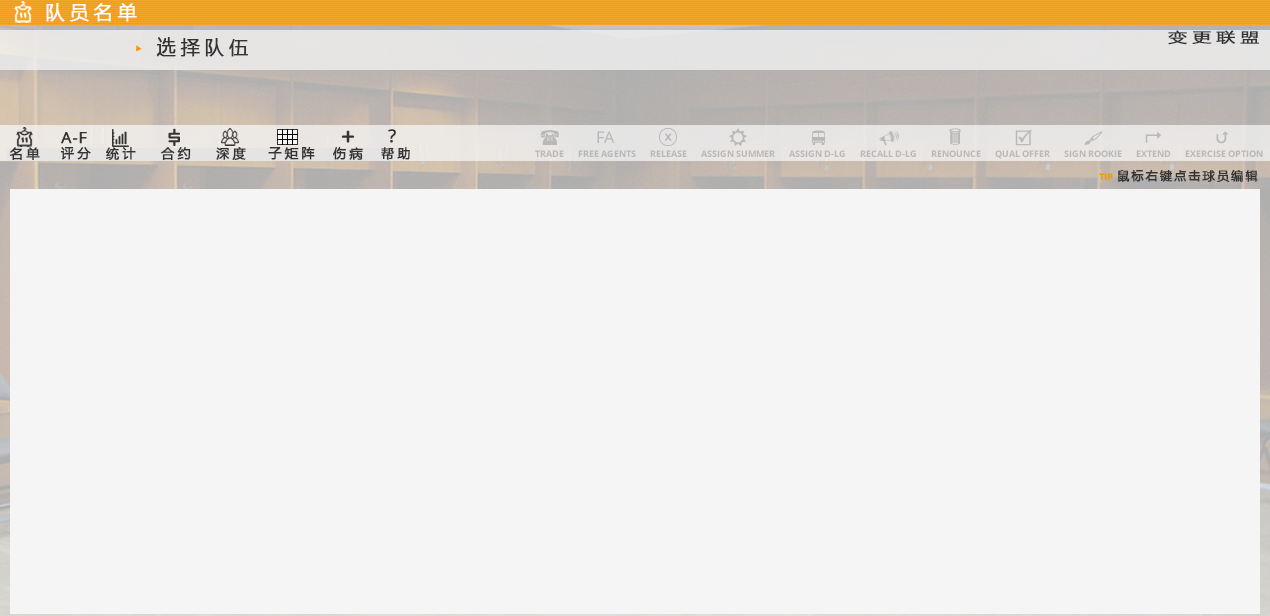
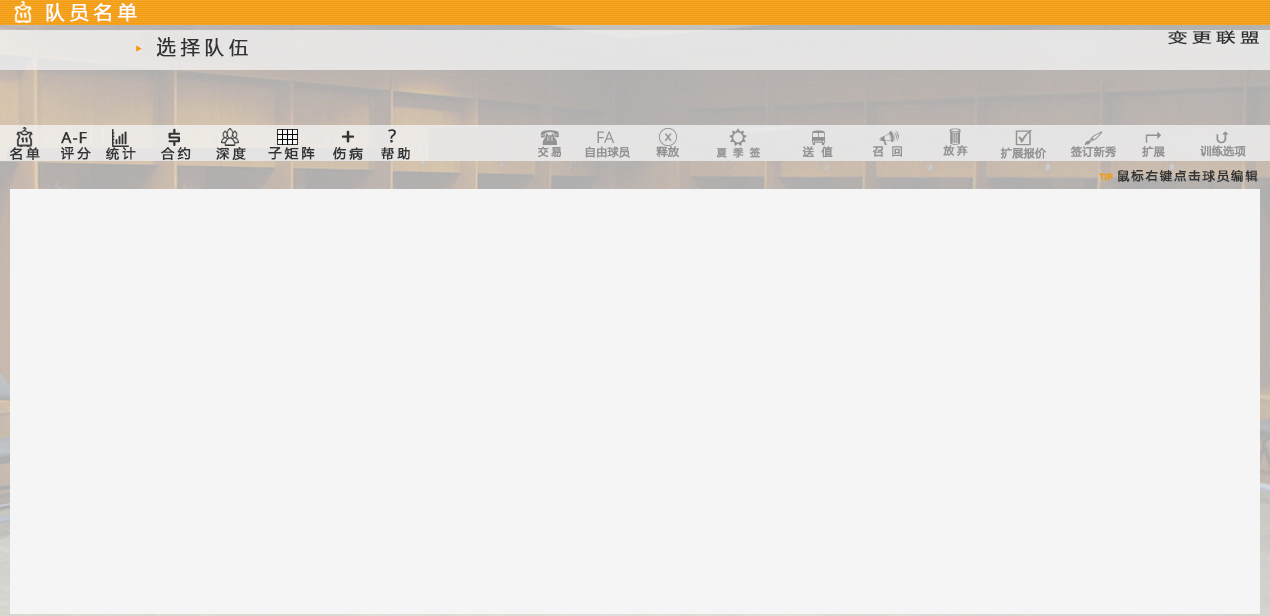
Layers edited between the first and the second (1270, 616) image:
added group "right_edit" with 13 layers above "bg bk" over box(428, 127, 1270, 161)
added group "组 1" (46%) with 11 layers in group "right_edit" over box(538, 128, 1246, 159)
added layer "butTrade.BackgroundImage" in group "组 1" over box(538, 130, 562, 158)
added layer "butSignRookie.BackgroundImage" in group "组 1" over box(1070, 131, 1117, 158)
added layer "butSignFA.BackgroundImage" in group "组 1" over box(585, 131, 630, 158)
added layer "butRenounce.BackgroundImage" in group "组 1" over box(943, 128, 968, 156)
added layer "butRecall.BackgroundImage" in group "组 1" over box(872, 130, 902, 157)
added layer "butQO.BackgroundImage" in group "组 1" over box(1000, 129, 1046, 159)
added layer "butOption.BackgroundImage" in group "组 1" over box(1200, 131, 1246, 157)
added layer "butExtension.BackgroundImage" in group "组 1" over box(1142, 131, 1165, 158)
added layer "butCutPlayer.BackgroundImage" in group "组 1" over box(656, 128, 680, 158)
added layer "butAssignSummer.BackgroundImage" in group "组 1" over box(716, 128, 761, 158)
added layer "butAssignDL.BackgroundImage" in group "组 1" over box(802, 130, 833, 158)
added layer "图层 7" in group "right_edit" over box(428, 127, 1270, 161)
